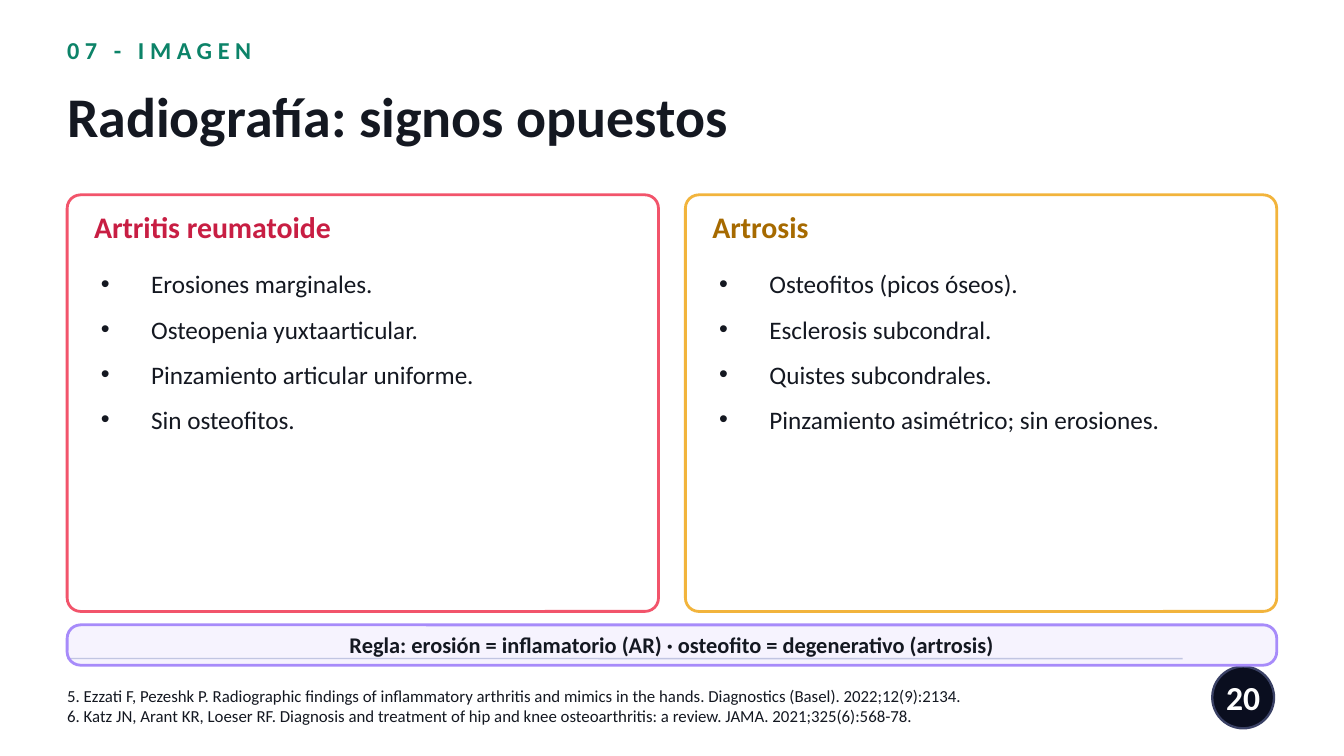
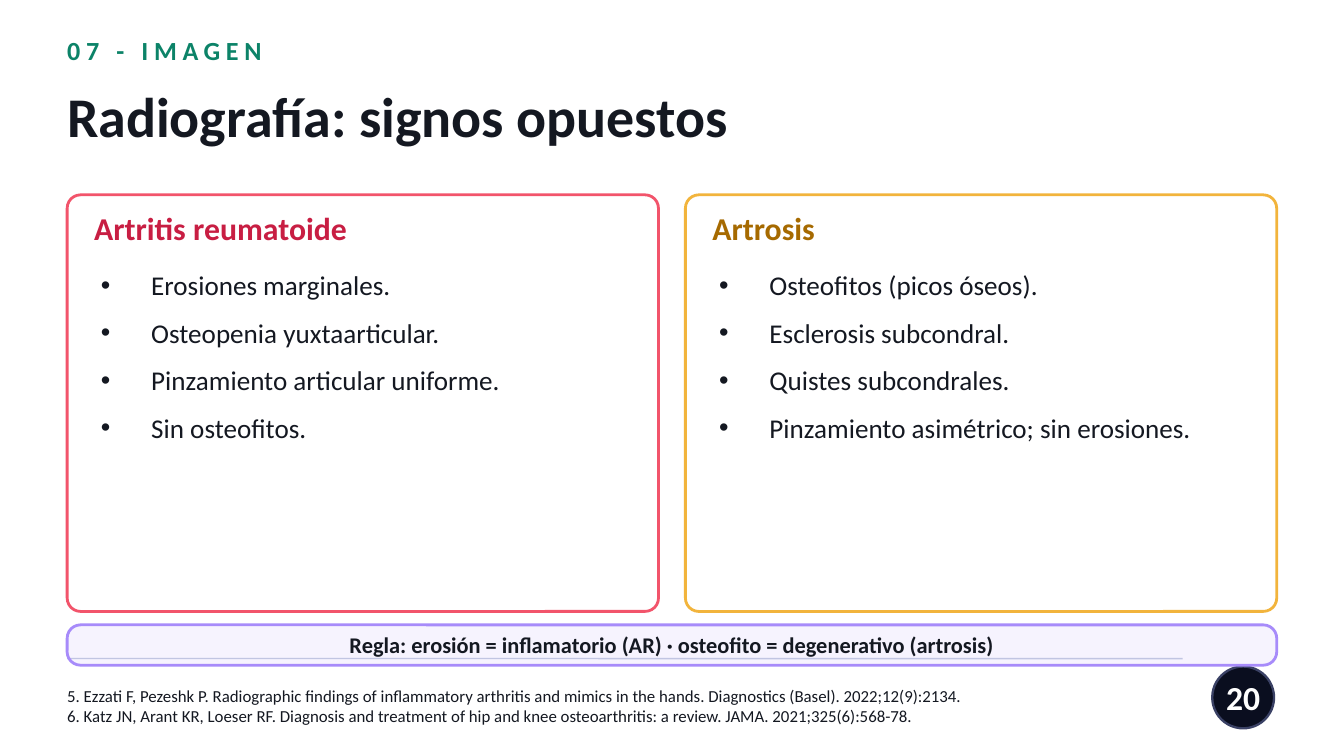
Before and after one commit to nestor120512/nes, a slide deck: slide 20 of Dx_AR_vs_artrosis.pptx. Drawn at 1344x756 pixels with LibreOffice and Linux fonts; fonts in the diff are those of the drawing. Boxes give left, top, right and bottom in pixels: in the first picture for what was removed or moved away, otherwise in the second. Text is boxed around its words. In the diff, an @@ line names an element or a change of style, - is before the commit and + after.

```diff
--- a/Dx_AR_vs_artrosis.pptx
+++ b/Dx_AR_vs_artrosis.pptx
@@ text "07 - IMAGEN" at (67, 43, 261, 60): size 13 to 14 pt @@
@@ text "Artritis reumatoide" at (94, 217, 347, 241): size 16 to 17 pt @@
@@ text "Artrosis" at (712, 217, 815, 241): size 16 to 17 pt @@
@@ text "Erosiones marginales." at (151, 276, 499, 439): size 13.5 to 14.5 pt @@
@@ text "Osteofitos (picos óseos)." at (769, 275, 1190, 442): size 13.5 to 14.5 pt @@
```
Also in this commit, not shown: 31 other slides changed, 2 slides added.
